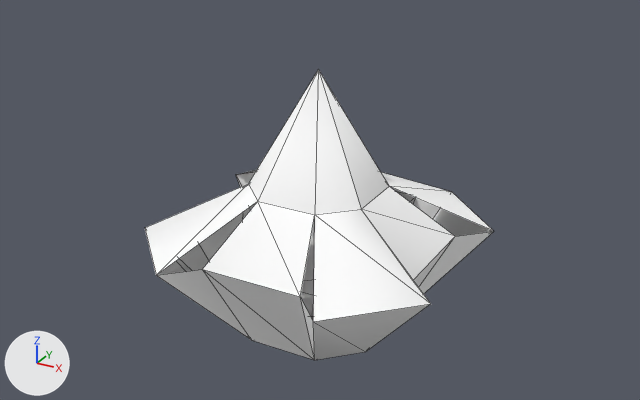
The OBJ model Assets/Art/Nova1492/GXConverted/Models/UnitParts/Accessories/datan_common_rune04_2fe89b0c.obj: old version first, new version second.
Before and after are seen from a 50 mm camera at (1.264, -2.288, 1.252) aimed at (0.004, 0.003, 0.107). The axes (+X, +Y, +Z) are drawn at lower left. The lights are the same throughout. The older version comes first. Mesh edges are drawn as thin lines. Where no turn or scale is listed for an object, it has been applied to the vertices. Vertices at exactly the same position are counted once.

Script lines for the objects in view, before the commit:
```python
me_datan_common_rune04_2fe89b0c = bpy.data.meshes.new('datan_common_rune04_2fe89b0c')
me_datan_common_rune04_2fe89b0c.from_pydata(...)  # 33 vertices, 53 faces; spans x -0.505..0.505, y -0.505..0.505, z -0.325..0.537
me_datan_common_rune04_2fe89b0c.materials.append(mat_datan_common_rune04_2fe89b0c)  # its picture is missing
ob_datan_common_rune04_2fe89b0c = bpy.data.objects.new('datan_common_rune04_2fe89b0c', me_datan_common_rune04_2fe89b0c)
ob_datan_common_rune04_2fe89b0c.location = (0.0, 0.0, 0.0)
```
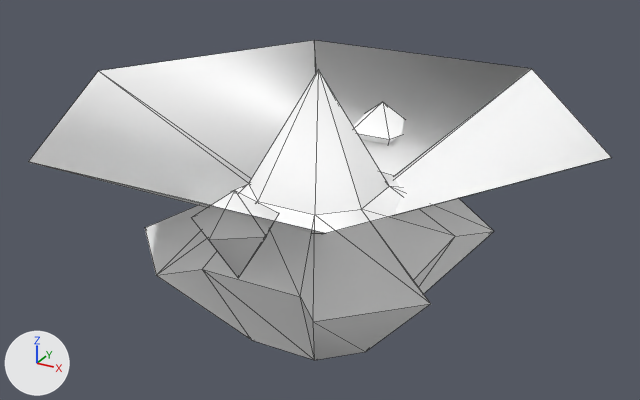
What differs and where, as boxes [x1, y1, x2, y2] in the pictures (640 x 400 px):
'datan_common_rune04_2fe89b0c_mesh05', added: after [28, 40, 612, 235]
'datan_common_rune04_2fe89b0c_mesh02', added: after [191, 190, 279, 278]
'datan_common_rune04_2fe89b0c_mesh01', added: after [353, 102, 404, 144]
part 1 of me_datan_common_rune04_2fe89b0c, added: after [157, 186, 492, 320]

Diff of the bpy script that builds the scene:
```diff
--- a/Assets/Art/Nova1492/GXConverted/Models/UnitParts/Accessories/datan_common_rune04_2fe89b0c.obj.py
+++ b/Assets/Art/Nova1492/GXConverted/Models/UnitParts/Accessories/datan_common_rune04_2fe89b0c.obj.py
@@ me_datan_common_rune04_2fe89b0c @@
 # used by ob_datan_common_rune04_2fe89b0c; location = (0.0, 0.0, 0.0)
-me_datan_common_rune04_2fe89b0c.from_pydata(...)  # 33 vertices, 53 faces; spans x -0.505..0.505, y -0.505..0.505, z -0.325..0.537
+me_datan_common_rune04_2fe89b0c.from_pydata(...)  # 33 vertices, 62 faces; spans x -0.505..0.505, y -0.505..0.505, z -0.325..0.537
+# me_datan_common_rune04_2fe89b0c part 1
+# 9 new faces join them
 me_datan_common_rune04_2fe89b0c.materials.append(mat_datan_common_rune04_2fe89b0c)
@@ me_datan_common_rune04_2fe89b0c_mesh05 @@
+me_datan_common_rune04_2fe89b0c_mesh05.from_pydata(...)  # 12 vertices, 12 faces; spans x -0.88..0.88, y -0.76..0.76, z 0.0..0.42
+me_datan_common_rune04_2fe89b0c_mesh05.materials.append(mat_datan_common_rune04_2fe89b0c)  # its picture is missing
@@ me_datan_common_rune04_2fe89b0c_mesh02 @@
+me_datan_common_rune04_2fe89b0c_mesh02.from_pydata([(-0.007, -0.458, 0.31), (-0.007, -0.587, 0.217), (0.116, -0.498, 0.217), (0.069, -0.354, 0.217), (-0.082, -0.354, 0.217), (-0.129, -0.498, 0.217), (-0.007, -0.458, 0.039)], [], [(0, 1, 2), (0, 2, 3), (0, 3, 4), (0, 4, 5), (0, 5, 1), (6, 2, 1), (6, 3, 2), (6, 4, 3), (6, 5, 4), (6, 1, 5)])
+me_datan_common_rune04_2fe89b0c_mesh02.materials.append(mat_datan_common_rune04_2fe89b0c)  # its picture is missing
@@ me_datan_common_rune04_2fe89b0c_mesh01 @@
+me_datan_common_rune04_2fe89b0c_mesh01.from_pydata([(0.007, 0.458, 0.31), (0.007, 0.587, 0.217), (-0.116, 0.498, 0.217), (-0.069, 0.354, 0.217), (0.082, 0.354, 0.217), (0.129, 0.498, 0.217), (0.007, 0.458, 0.039)], [], [(0, 1, 2), (0, 2, 3), (0, 3, 4), (0, 4, 5), (0, 5, 1), (6, 2, 1), (6, 3, 2), (6, 4, 3), (6, 5, 4), (6, 1, 5)])
+me_datan_common_rune04_2fe89b0c_mesh01.materials.append(mat_datan_common_rune04_2fe89b0c)  # its picture is missing
@@ ob_datan_common_rune04_2fe89b0c_mesh05 @@
+ob_datan_common_rune04_2fe89b0c_mesh05 = bpy.data.objects.new('datan_common_rune04_2fe89b0c_mesh05', me_datan_common_rune04_2fe89b0c_mesh05)
+ob_datan_common_rune04_2fe89b0c_mesh05.location = (0.0, 0.0, 0.0)
@@ ob_datan_common_rune04_2fe89b0c_mesh02 @@
+ob_datan_common_rune04_2fe89b0c_mesh02 = bpy.data.objects.new('datan_common_rune04_2fe89b0c_mesh02', me_datan_common_rune04_2fe89b0c_mesh02)
+ob_datan_common_rune04_2fe89b0c_mesh02.location = (0.0, 0.0, 0.0)
@@ ob_datan_common_rune04_2fe89b0c_mesh01 @@
+ob_datan_common_rune04_2fe89b0c_mesh01 = bpy.data.objects.new('datan_common_rune04_2fe89b0c_mesh01', me_datan_common_rune04_2fe89b0c_mesh01)
+ob_datan_common_rune04_2fe89b0c_mesh01.location = (0.0, 0.0, 0.0)
```
